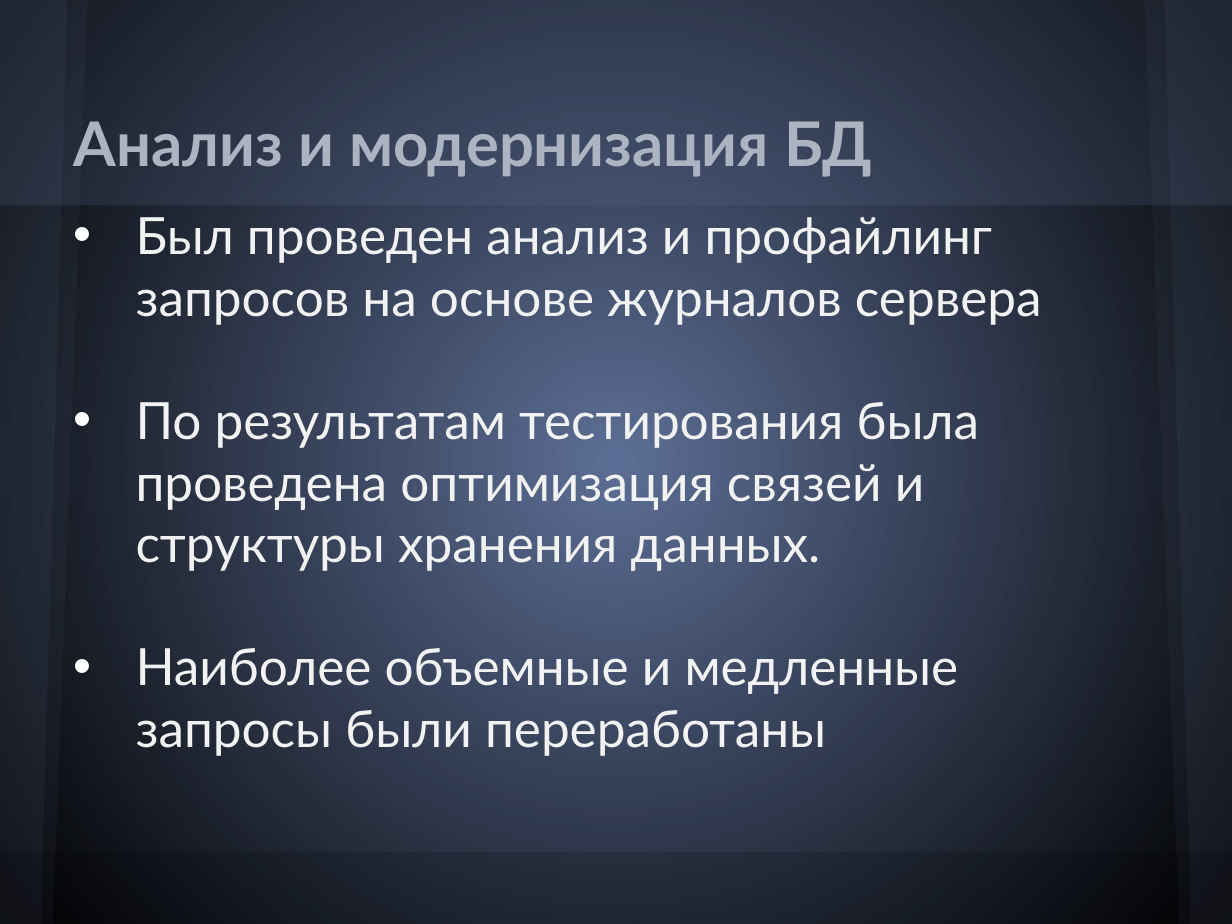
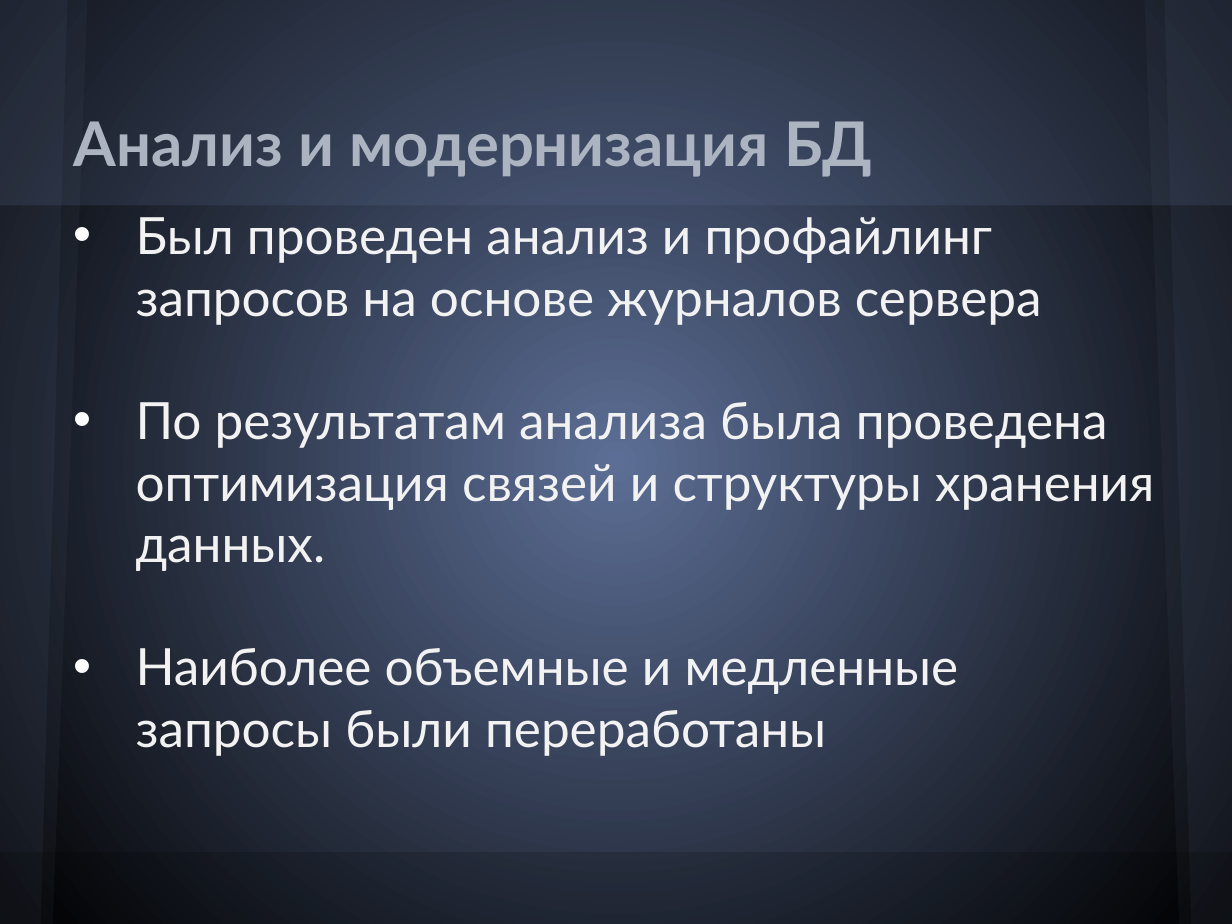
Before and after one commit to Melancholic/Coordinate-reports, a slide deck: slide 11 of Презентация.pptx (slide 7 before the commit). Drawn at 1232x924 pixels with LibreOffice and Linux fonts; fonts in the diff are those of the drawing. Boxes give left, top, right and bottom in pixels: in the first picture for what was removed or moved away, otherwise in the second. Text is boxed around its words. In the diff, an @@ line names an element or a change of style, - is before the commit and + after.

```diff
--- a/Презентация.pptx
+++ b/Презентация.pptx
@@ text at [136,402,1154,571]: text changed @@
-• По результатам тестирования была проведена оптимизация связей и структуры хранения данных.
+• По результатам анализа была проведена оптимизация связей и структуры хранения данных.
```
Also in this commit, not shown: 6 other slides changed, 3 slides added, 2 slides removed, 1 other file.
